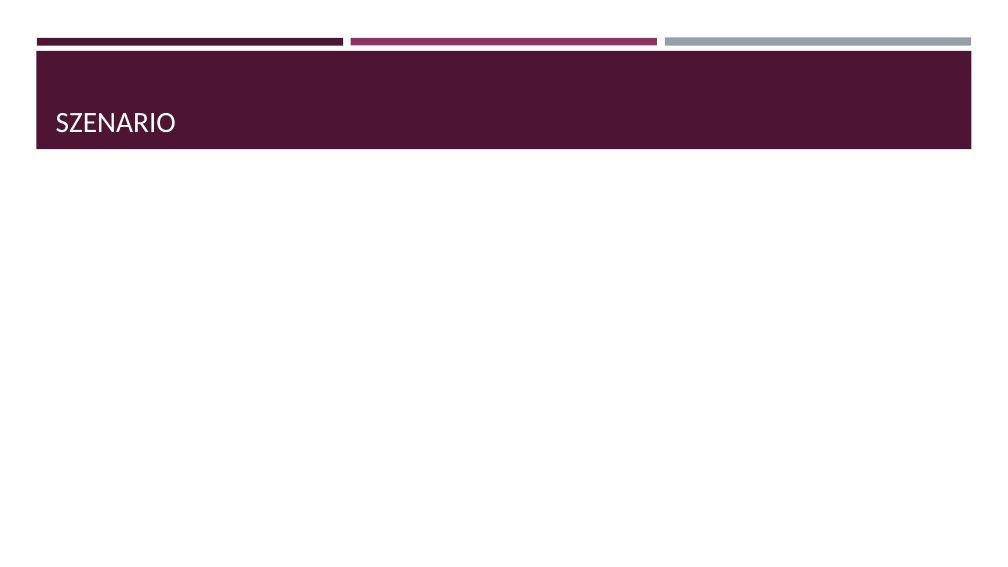
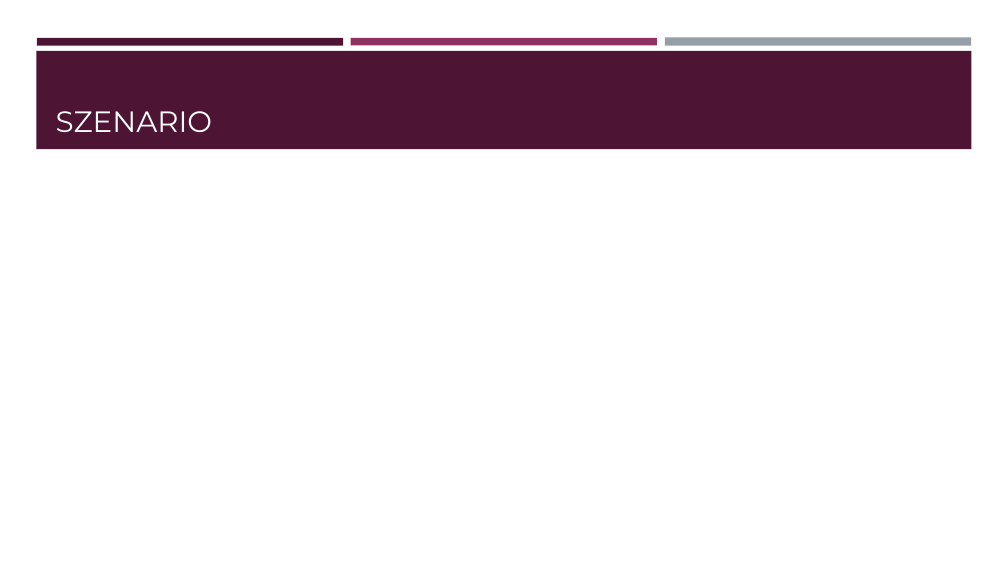
Before and after one commit to YoonieP/BachelorStudyProject, a slide deck: slide 8 of Pitch/PitchPräsi.pptx (slide 4 before the commit). Drawn at 1008x567 pixels with LibreOffice and Linux fonts; fonts in the diff are those of the drawing. Boxes give left, top, right and bottom in pixels: in the first picture for what was removed or moved away, otherwise in the second. Text is boxed around its words. In the diff, an @@ line names an element or a change of style, - is before the commit and + after.

```diff
--- a/Pitch/PitchPräsi.pptx
+++ b/Pitch/PitchPräsi.pptx
@@ title "SZENARIO" at (56, 111, 212, 132): font Calibri to Montserrat @@
```
Also in this commit, not shown: 3 other slides changed, 6 slides added.
